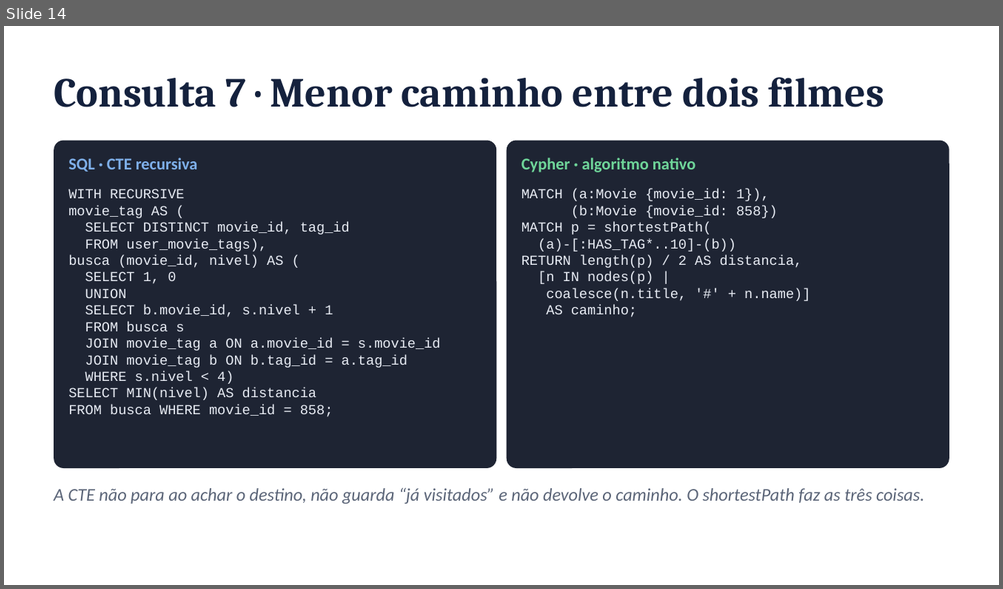
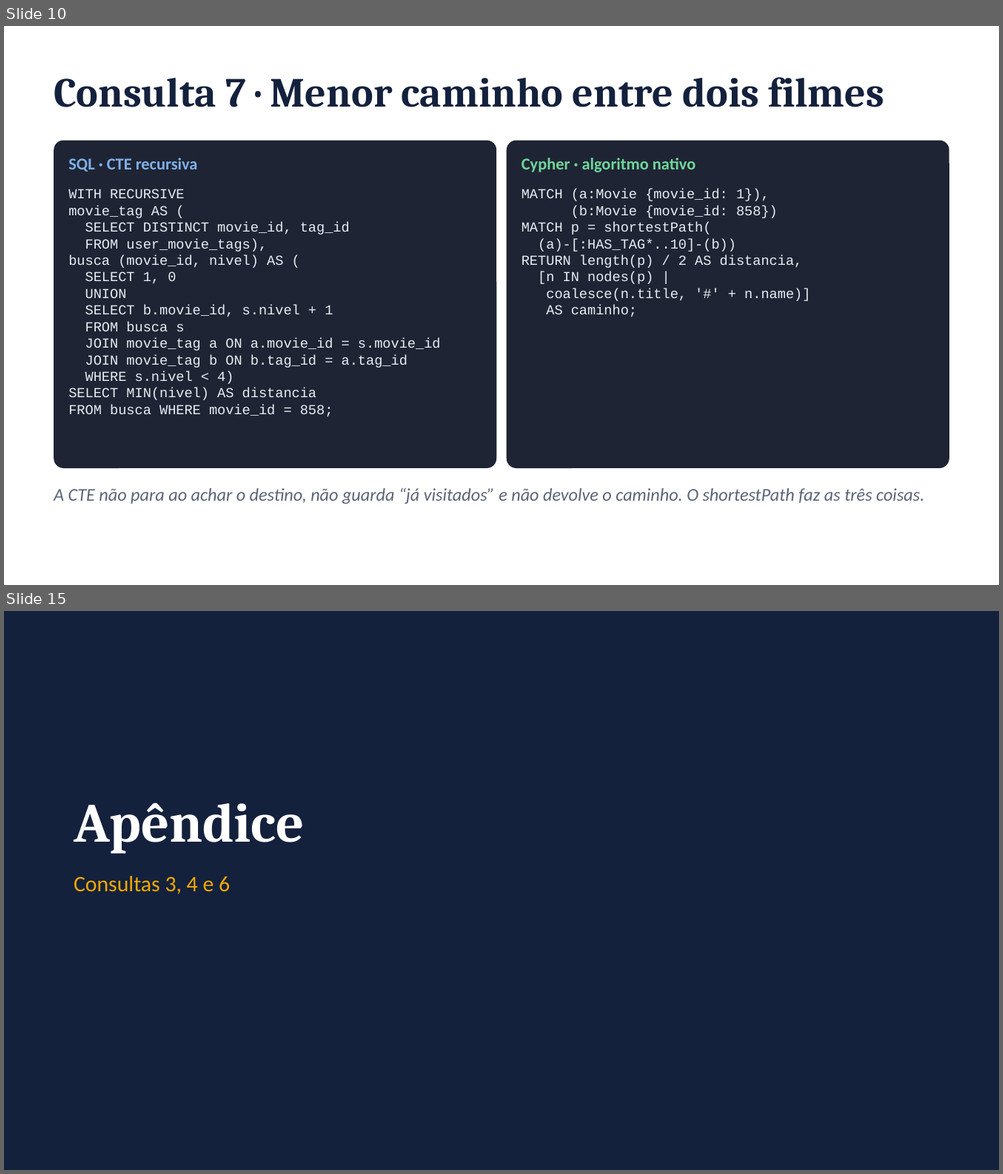
Before and after one commit to FineiasAntonio/BancoDeDados, a slide deck: docs/apresentacao.pptx. Shown one above the other, each under a label of ours: slide 14 before the commit, slides 10 and 15 after it; the slides between them are not shown. The pictures are 1003x589 and 1003x1174 pixels, drawn with LibreOffice and Linux fonts; fonts in the diff are those of the drawing. Boxes give left, top, right and bottom in pixels: in the first picture for what was removed or moved away, otherwise in the second. Text is boxed around its words. In the diff, an @@ line names an element or a change of style, - is before the commit and + after.

```diff
--- a/docs/apresentacao.pptx
+++ b/docs/apresentacao.pptx
@@ slide 15 added at (4, 611, 999, 1170), background #14213D @@
@@ text added at (74, 803, 304, 854), 40 pt, text #FFFFFF, bold @@
+Apêndice
@@ text added at (74, 876, 230, 894), 16 pt, text #F2A900 @@
+Consultas 3, 4 e 6
@@ what was slide 14 is now slide 10 @@
```
Also in this commit, not shown: 1 slide changed, 5 other slides added, 4 slides removed.
